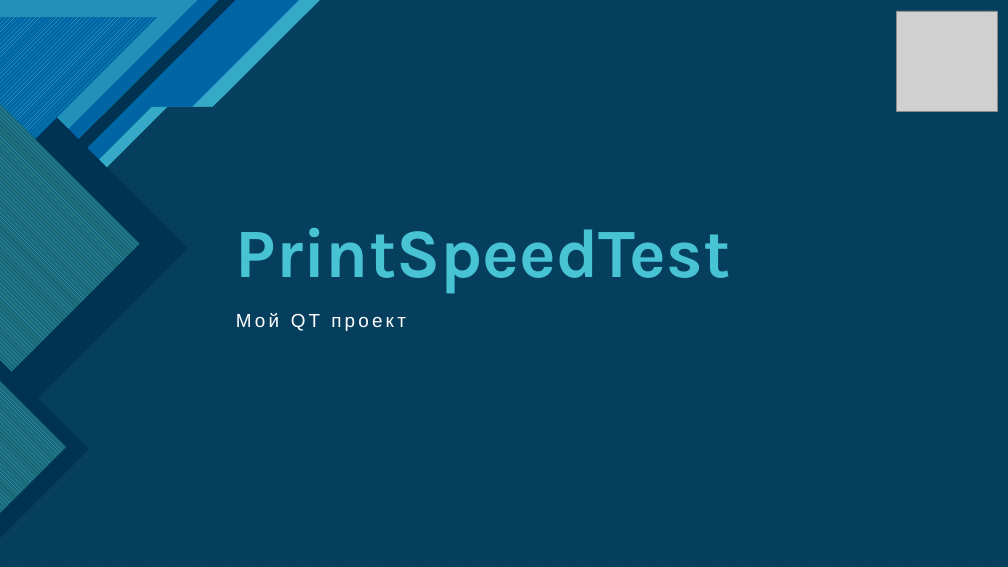
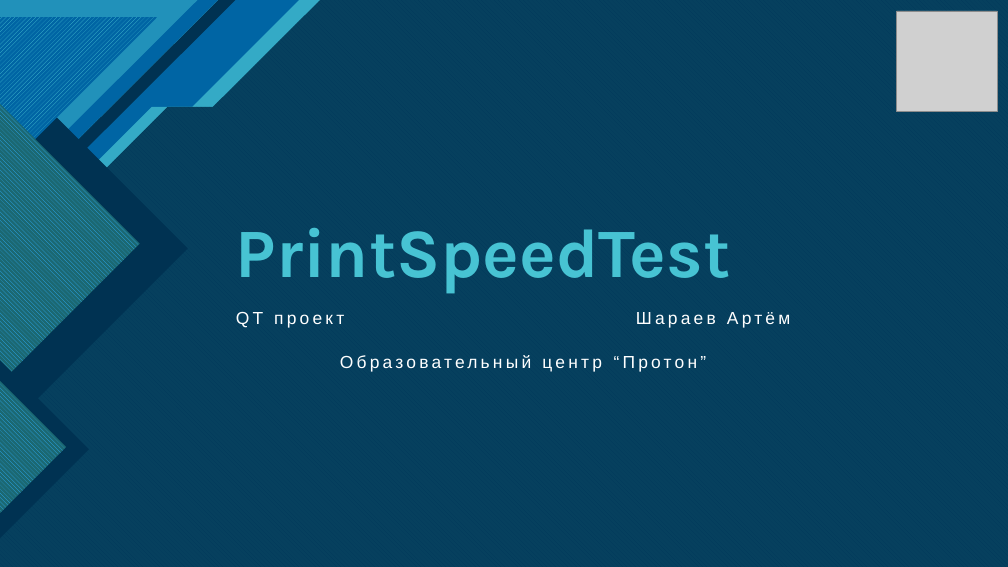
Before and after one commit to ArtSharaev/QTproject, a slide deck: slide 1 of docs/PrintSpeedTest Presntation.pptx. Drawn at 1008x567 pixels with LibreOffice and Linux fonts; fonts in the diff are those of the drawing; grey boxes stand for pictures. Boxes give left, top, right and bottom in pixels: in the first picture for what was removed or moved away, otherwise in the second. Text is boxed around its words. In the diff, an @@ line names an element or a change of style, - is before the commit and + after.

```diff
--- a/docs/PrintSpeedTest Presntation.pptx
+++ b/docs/PrintSpeedTest Presntation.pptx
@@ subtitle at (236,311,790,372): text changed; size 18 to 16.6 pt @@
-Мой QT проект
+QT проект Шараев Артём
+Образовательный центр “Протон”
```
Also in this commit, not shown: 1 other slide changed, 1 other file.
